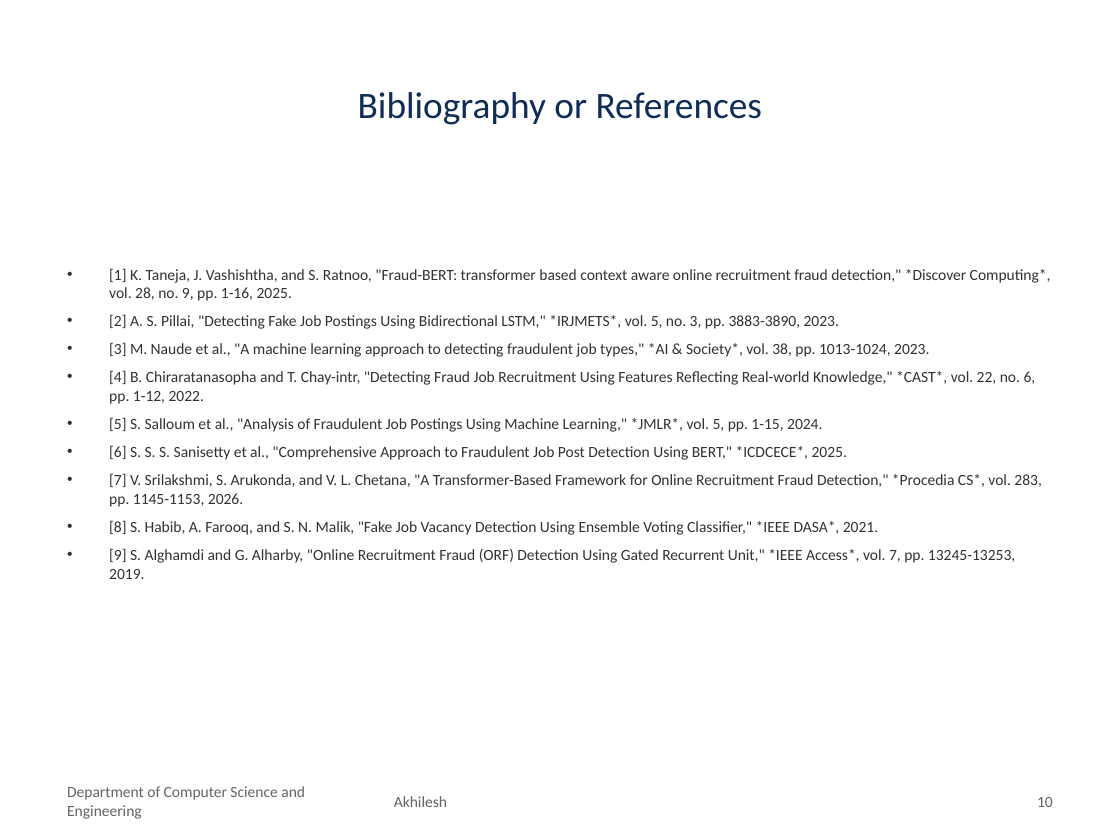
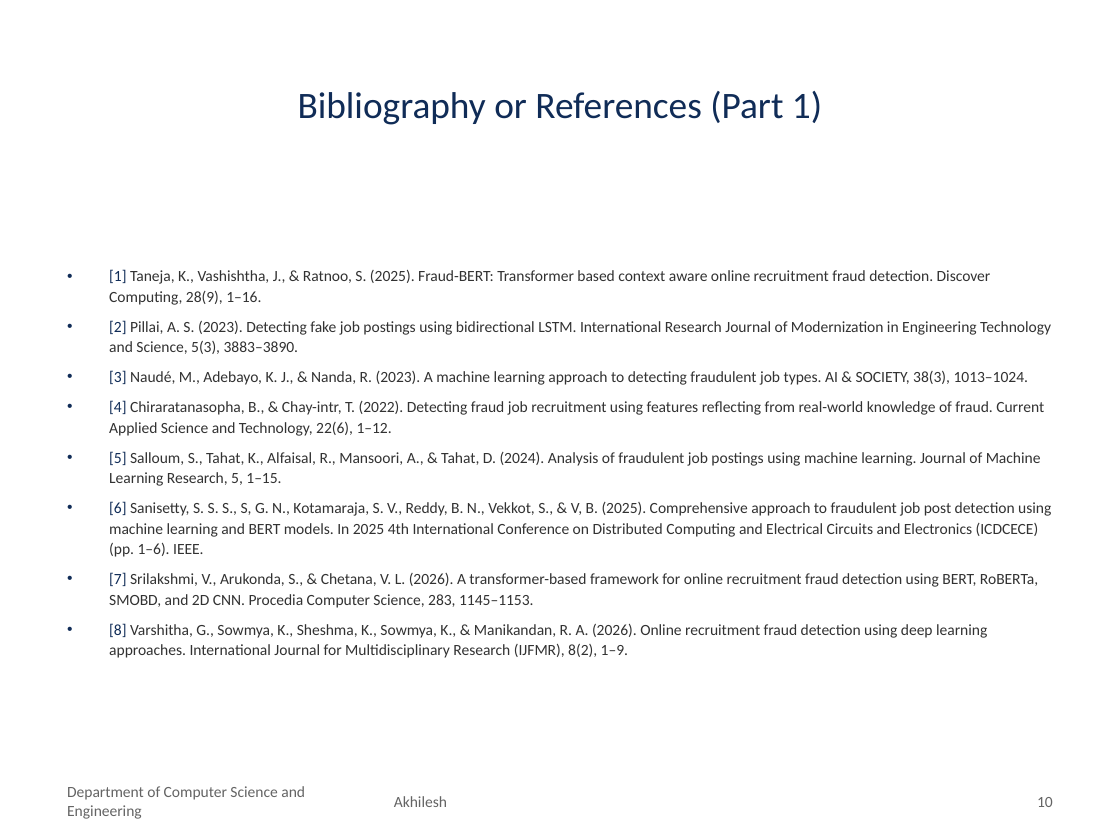
Before and after one commit to akhileshyadav8/Research-Fake-Job-Detection, a slide deck: slide 10 of MST1/Fake_Job_Detection_MST1.pptx. Drawn at 1120x840 pixels with LibreOffice and Linux fonts; fonts in the diff are those of the drawing; background and template pictures are left out. Boxes give left, top, right and bottom in pixels: in the first picture for what was removed or moved away, otherwise in the second. Text is boxed around its words. In the diff, an @@ line names an element or a change of style, - is before the commit and + after.

Commit message:
Update MST-1 PPT: Replace topic in literature review with Varshitha et al. and format all 15 references in APA 7th edition

```diff
--- a/MST1/Fake_Job_Detection_MST1.pptx
+++ b/MST1/Fake_Job_Detection_MST1.pptx
@@ title at <box>298,91,822,125</box>: text changed @@
-Bibliography or References
+Bibliography or References (Part 1)
@@ text at <box>109,269,1051,658</box>: text changed @@
-• [1] K. Taneja, J. Vashishtha, and S. Ratnoo, "Fraud-BERT: transformer based context aware online recruitment fraud detection," *Discover Computing*, vol. 28, no. 9, pp. 1-16, 2025.
-• [2] A. S. Pillai, "Detecting Fake Job Postings Using Bidirectional LSTM," *IRJMETS*, vol. 5, no. 3, pp. 3883-3890, 2023.
-• [3] M. Naude et al., "A machine learning approach to detecting fraudulent job types," *AI & Society*, vol. 38, pp. 1013-1024, 2023.
-• [4] B. Chiraratanasopha and T. Chay-intr, "Detecting Fraud Job Recruitment Using Features Reflecting Real-world Knowledge," *CAST*, vol. 22, no. 6, pp. 1-12, 2022.
-• [5] S. Salloum et al., "Analysis of Fraudulent Job Postings Using Machine Learning," *JMLR*, vol. 5, pp. 1-15, 2024.
-• [6] S. S. S. Sanisetty et al., "Comprehensive Approach to Fraudulent Job Post Detection Using BERT," *ICDCECE*, 2025.
-• [7] V. Srilakshmi, S. Arukonda, and V. L. Chetana, "A Transformer-Based Framework for Online Recruitment Fraud Detection," *Procedia CS*, vol. 283, pp. 1145-1153, 2026.
-• [8] S. Habib, A. Farooq, and S. N. Malik, "Fake Job Vacancy Detection Using Ensemble Voting Classifier," *IEEE DASA*, 2021.
-• [9] S. Alghamdi and G. Alharby, "Online Recruitment Fraud (ORF) Detection Using Gated Recurrent Unit," *IEEE Access*, vol. 7, pp. 13245-13253, 2019.
+• [1] Taneja, K., Vashishtha, J., & Ratnoo, S. (2025). Fraud-BERT: Transformer based context aware online recruitment fraud detection. Discover Computing, 28(9), 1–16.
+• [2] Pillai, A. S. (2023). Detecting fake job postings using bidirectional LSTM. International Research Journal of Modernization in Engineering Technology and Science, 5(3), 3883–3890.
+• [3] Naudé, M., Adebayo, K. J., & Nanda, R. (2023). A machine learning approach to detecting fraudulent job types. AI & SOCIETY, 38(3), 1013–1024.
+• [4] Chiraratanasopha, B., & Chay-intr, T. (2022). Detecting fraud job recruitment using features reflecting from real-world knowledge of fraud. Current Applied Science and Technology, 22(6), 1–12.
+• [5] Salloum, S., Tahat, K., Alfaisal, R., Mansoori, A., & Tahat, D. (2024). Analysis of fraudulent job postings using machine learning. Journal of Machine Learning Research, 5, 1–15.
+• [6] Sanisetty, S. S. S., S, G. N., Kotamaraja, S. V., Reddy, B. N., Vekkot, S., & V, B. (2025). Comprehensive approach to fraudulent job post detection using machine learning and BERT models. In 2025 4th International Conference on Distributed Computing and Electrical Circuits and Electronics (ICDCECE) (pp. 1–6). IEEE.
+• [7] Srilakshmi, V., Arukonda, S., & Chetana, V. L. (2026). A transformer-based framework for online recruitment fraud detection using BERT, RoBERTa, SMOBD, and 2D CNN. Procedia Computer Science, 283, 1145–1153.
+• [8] Varshitha, G., Sowmya, K., Sheshma, K., Sowmya, K., & Manikandan, R. A. (2026). Online recruitment fraud detection using deep learning approaches. International Journal for Multidisciplinary Research (IJFMR), 8(2), 1–9.
```
Also in this commit, not shown: 3 other slides changed, 1 slide added.
